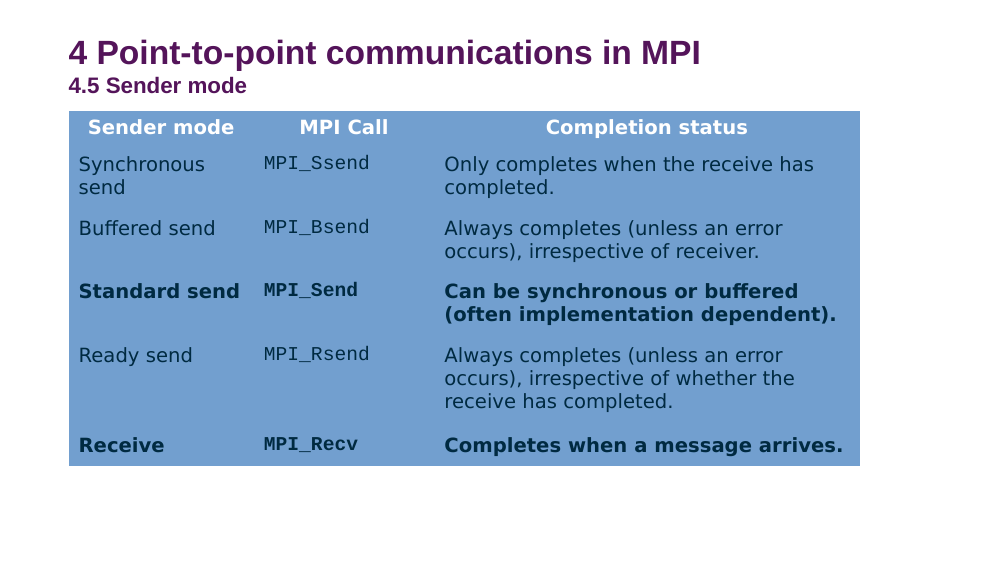
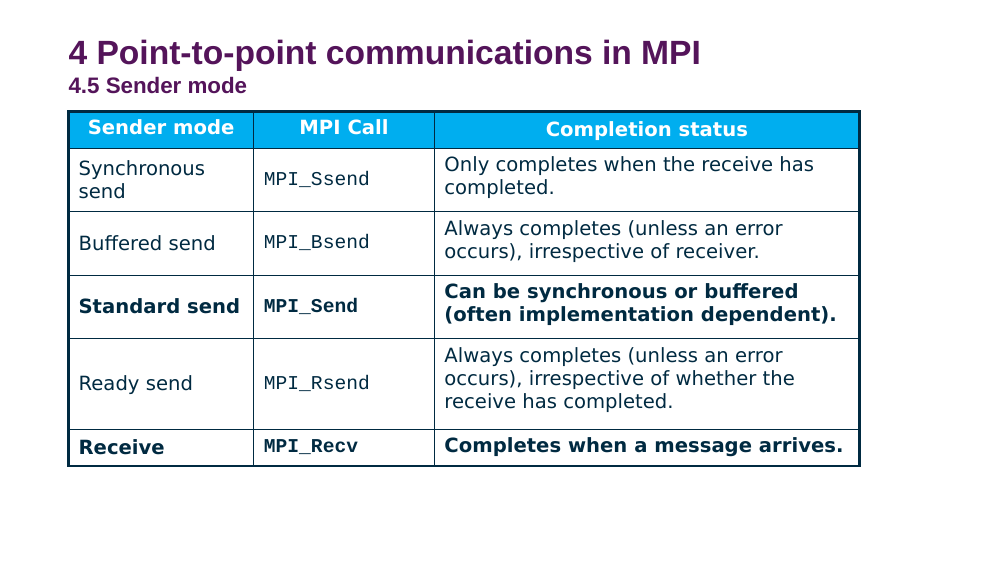
Before and after one commit to DurhamARC-Training/BasicParallelProgramming, a slide deck: slide 41 of OpenMPMPIShortCourse_Spring2026.odp. Drawn at 1008x567 pixels with LibreOffice and Linux fonts; fonts in the diff are those of the drawing; background and template pictures are left out. Boxes give left, top, right and bottom in pixels: in the first picture for what was removed or moved away, otherwise in the second. Text is boxed around its words. In the diff, an @@ line names an element or a change of style, - is before the commit and + after.

Commit message:
Update list of instructors/helper, date and course schedule; begin editing MPI collective communications

```diff
--- a/OpenMPMPIShortCourse_Spring2026.odp
+++ b/OpenMPMPIShortCourse_Spring2026.odp
@@ table at (x1=69, y1=112, x2=860, y2=467) @@
@@ fill #729FCF to #00AEEF in row 1 @@
@@ fill #729FCF to none in 15 cells @@
@@ borders changed @@
```
Also in this commit, not shown: 47 other slides changed, 12 slides added, 10 slides removed, 2 other files.
